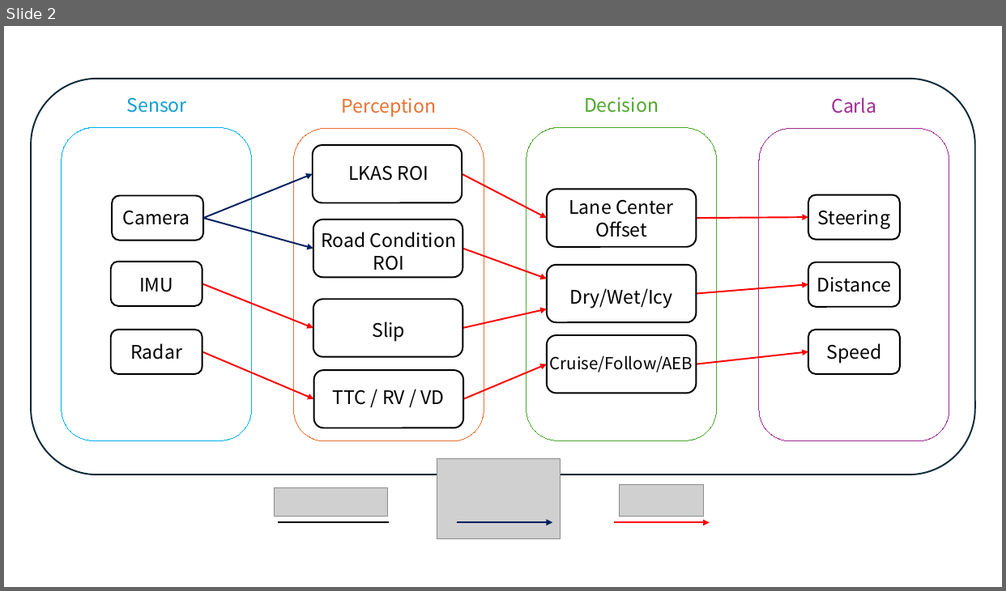
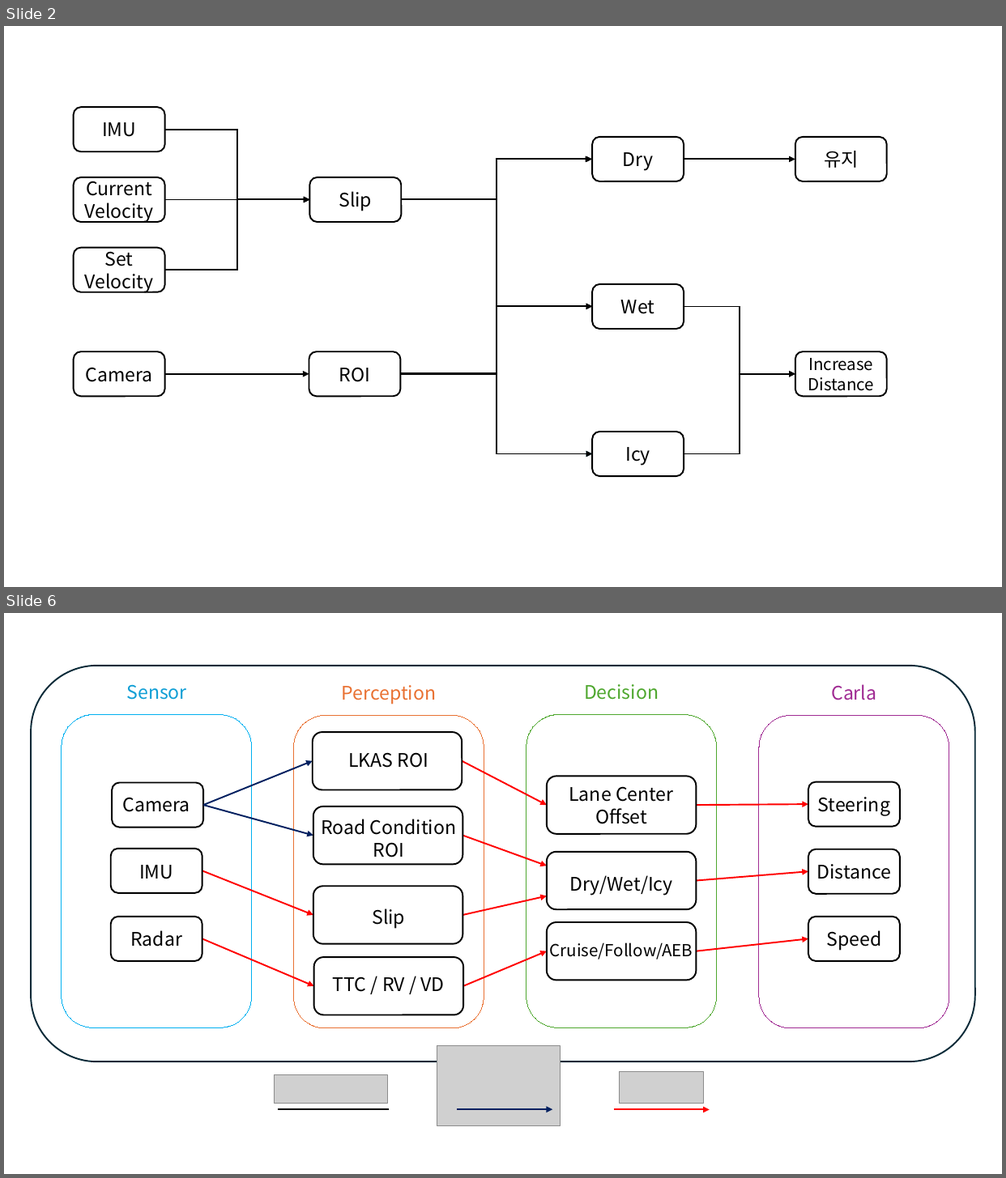
Before and after one commit to Changseok-Oh29/Eclipse_Hackathon_RSD, a slide deck: docs/Eclipse_system_architecture.pptx. Shown one above the other, each under a label of ours: slide 2 before the commit, slides 2 and 6 after it; the slides between them are not shown. The pictures are 1006x591 and 1006x1178 pixels, drawn with LibreOffice and Linux fonts; fonts in the diff are those of the drawing; grey boxes stand for pictures. Boxes give left, top, right and bottom in pixels: in the first picture for what was removed or moved away, otherwise in the second. Text is boxed around its words. In the diff, an @@ line names an element or a change of style, - is before the commit and + after.

```diff
--- a/docs/Eclipse_system_architecture.pptx
+++ b/docs/Eclipse_system_architecture.pptx
@@ slide 2 added at (x1=4, y1=26, x2=1002, y2=587), background #FFFFFF @@
@@ rounded rectangle added at (x1=74, y1=107, x2=165, y2=152), outline #000000 1.5 pt, 18 pt, text #000000 @@
+IMU
@@ elbow arrow added from (165, 130) to (309, 199), #000000 1.5 pt @@
@@ rounded rectangle added at (x1=592, y1=137, x2=684, y2=182), outline #000000 1.5 pt, 18 pt, text #000000 @@
+Dry
@@ rounded rectangle added at (x1=795, y1=137, x2=887, y2=182), outline #000000 1.5 pt, 18 pt, text #000000 @@
+유지
@@ elbow arrow added from (400, 374) to (592, 160), #000000 1.5 pt @@
@@ elbow arrow added from (402, 199) to (592, 160), #000000 1.5 pt @@
@@ arrow added from (684, 160) to (795, 160), #000000 1.5 pt @@
@@ rounded rectangle added at (x1=74, y1=177, x2=165, y2=222), outline #000000 1.5 pt, 18 pt, text #000000 @@
+CurrentVelocity
@@ rounded rectangle added at (x1=309, y1=177, x2=401, y2=222), outline #000000 1.5 pt, 18 pt, text #000000 @@
+Slip
@@ elbow arrow added from (165, 270) to (309, 199), #000000 1.5 pt @@
@@ arrow added from (165, 199) to (309, 199), #000000 1.5 pt @@
@@ elbow arrow added from (402, 199) to (592, 454), #156082 1.5 pt @@
@@ elbow arrow added from (402, 199) to (592, 307), #000000 1.5 pt @@
@@ rounded rectangle added at (x1=74, y1=248, x2=165, y2=292), outline #000000 1.5 pt, 18 pt, text #000000 @@
+Set Velocity
@@ rounded rectangle added at (x1=592, y1=284, x2=684, y2=329), outline #000000 1.5 pt, 18 pt, text #000000 @@
+Wet
@@ elbow arrow added from (401, 374) to (592, 307), #000000 1.5 pt @@
@@ elbow arrow added from (684, 307) to (795, 374), #000000 1.5 pt @@
@@ rounded rectangle added at (x1=74, y1=352, x2=165, y2=396), outline #000000 1.5 pt, 18 pt, text #000000 @@
+Camera
@@ rounded rectangle added at (x1=309, y1=352, x2=401, y2=396), outline #000000 1.5 pt, 18 pt, text #000000 @@
+ROI
@@ rounded rectangle added at (x1=795, y1=352, x2=887, y2=396), outline #000000 1.5 pt, 16 pt, text #000000 @@
+Increase Distance
@@ arrow added from (165, 374) to (309, 374), #000000 1.5 pt @@
@@ elbow arrow added from (401, 374) to (592, 454), #000000 1.5 pt @@
@@ elbow arrow added from (684, 454) to (795, 374), #000000 1.5 pt @@
@@ rounded rectangle added at (x1=592, y1=432, x2=684, y2=476), outline #000000 1.5 pt, 18 pt, text #000000 @@
+Icy
@@ what was slide 2 is now slide 6 @@
```
Also in this commit, not shown: 1 slide changed, 3 other slides added, 1 other file.
